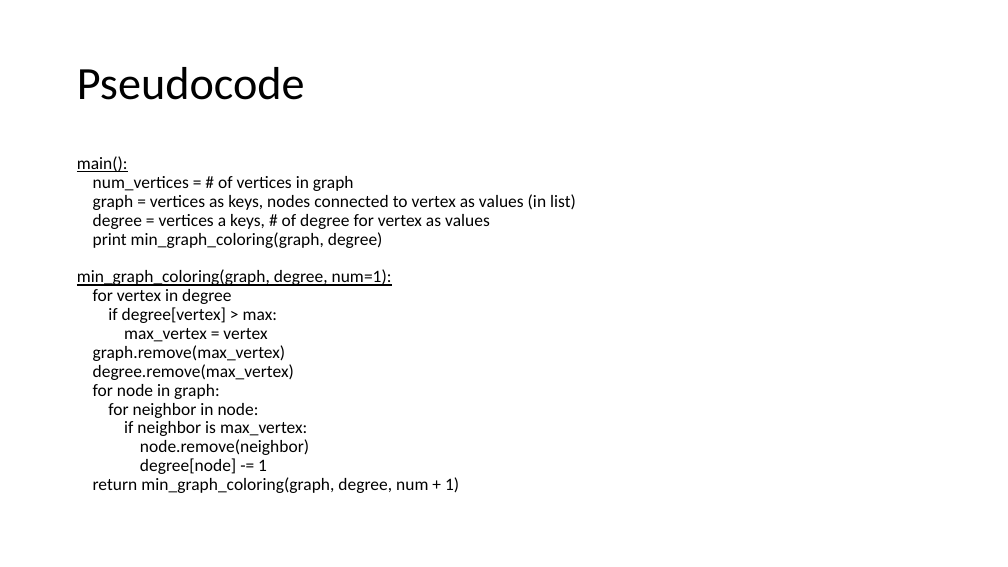
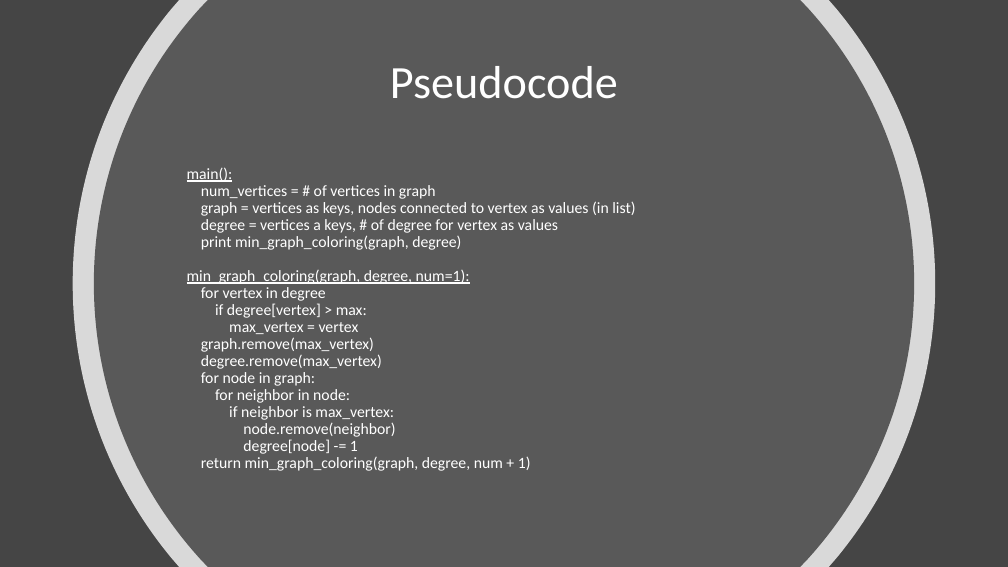
Before and after one commit to smit36jm/CS412-NP_COMPLETE, a slide deck: slide 3 of presentations/Approx Presentation.pptx. Drawn at 1008x567 pixels with LibreOffice and Linux fonts; fonts in the diff are those of the drawing. Boxes give left, top, right and bottom in pixels: in the first picture for what was removed or moved away, otherwise in the second. Text is boxed around its words. In the diff, an @@ line names an element or a change of style, - is before the commit and + after.

```diff
--- a/presentations/Approx Presentation.pptx
+++ b/presentations/Approx Presentation.pptx
@@ background #FFFFFF to #454545 @@
@@ freeform shape added at bbox=[73, 0, 935, 567], fill #FFFFFF at 80% opacity @@
@@ freeform shape added at bbox=[94, 0, 914, 567], fill #595959 @@
@@ title "Pseudocode": place and size @@
-title "Pseudocode" at bbox=[77, 67, 305, 100]
+title "Pseudocode" at bbox=[390, 66, 618, 99]
@@ title "Pseudocode" at bbox=[390, 66, 618, 99]: text colour #000000 to #FFFFFF; alignment left to centre @@
@@ text "main():": place and size @@
-text "main():" at bbox=[77, 156, 576, 493]
+text "main():" at bbox=[187, 167, 635, 471]
@@ text "main():" at bbox=[187, 167, 635, 471]: size 16.6 to 15 pt, text colour #000000 to #FFFFFF @@
```
Also in this commit, not shown: 4 other slides changed.
